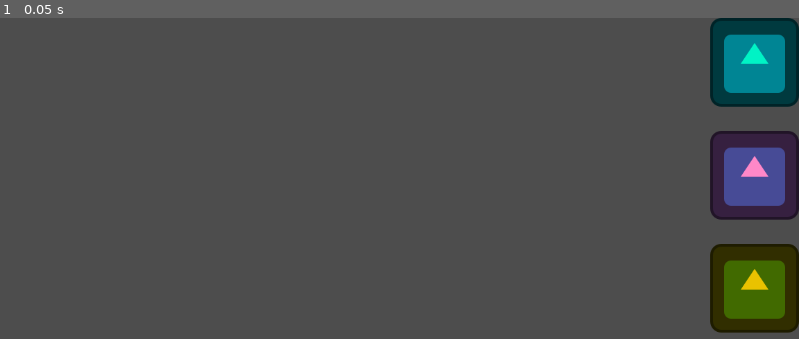
Above: before the commit, frame 1.
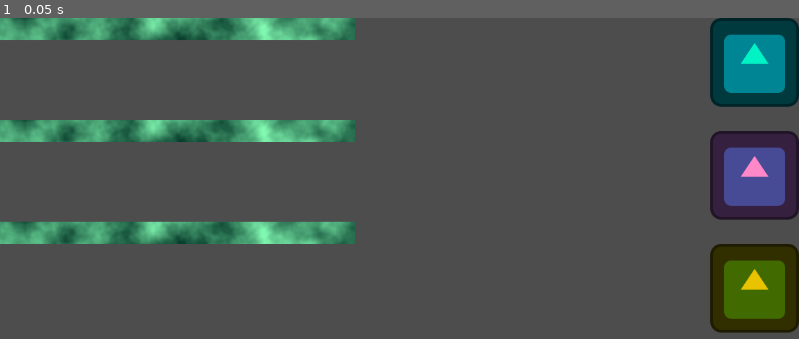
Above: after the commit, the same moment.

Repository: BlustrawberRi/Joshkagochi
Game: Godot game, scene res://Scenes/debug_aenty.tscn
The game is run twice, just before and just after one commit, with the same random seed, the same clock (stepped at 60 frames per second) and the same inputs. The project has no main scene, so this scene is started directly. The engine's default icon, where the game draws it, is replaced by a stand-in: a white triangle on a blue panel in a dark square.
Inputs:
- Up to frame 1 (0.05 s): no input

The runs differ from the first frame. In frame 1, 9.1% of the frame differs, in the area x 0-45%, y 0-71%.

Commit message:
stat bars WIP signal not proerply connected yet

Diff:
--- /dev/null
+++ b/Scenes/boredom_bar.tscn
@@ -0,0 +1,6 @@
+[gd_scene load_steps=2 format=3 uid="uid://cemijs48o438d"]
+
+[ext_resource type="PackedScene" uid="uid://0uln8e6lgi6m" path="res://Scenes/stat_bar_base.tscn" id="1_w4kqr"]
+
+[node name="StatBar" instance=ExtResource("1_w4kqr")]
+stat = 2
--- a/Scenes/debug_aenty.tscn
+++ b/Scenes/debug_aenty.tscn
@@ -1,8 +1,11 @@
-[gd_scene load_steps=4 format=3 uid="uid://go8tue6ampuh"]
+[gd_scene load_steps=7 format=3 uid="uid://go8tue6ampuh"]
 
 [ext_resource type="PackedScene" uid="uid://dkflewpumsmbr" path="res://Scenes/boredom_remedy.tscn" id="1_jq27j"]
 [ext_resource type="PackedScene" uid="uid://bn4y6kx1uy3of" path="res://Scenes/hunger_remedy.tscn" id="2_ddsb6"]
 [ext_resource type="PackedScene" uid="uid://c0m7qnbcww5rm" path="res://Scenes/sleep_remedy.tscn" id="3_rj2hk"]
+[ext_resource type="PackedScene" uid="uid://cyusm7u8wmwh7" path="res://Scenes/sleep_bar.tscn" id="4_q510y"]
+[ext_resource type="PackedScene" uid="uid://cemijs48o438d" path="res://Scenes/boredom_bar.tscn" id="5_ethus"]
+[ext_resource type="PackedScene" uid="uid://by0vukekvq4n7" path="res://Scenes/hunger_bar.tscn" id="6_0ijgr"]
 
 [node name="Control" type="Control"]
 layout_mode = 3
@@ -30,3 +33,18 @@
 
 [node name="Item3" parent="VBoxContainer" instance=ExtResource("3_rj2hk")]
 layout_mode = 2
+
+[node name="VBoxContainer2" type="VBoxContainer" parent="."]
+layout_mode = 0
+offset_right = 40.0
+offset_bottom = 40.0
+theme_override_constants/separation = 115
+
+[node name="StatBar" parent="VBoxContainer2" instance=ExtResource("4_q510y")]
+layout_mode = 2
+
+[node name="StatBar2" parent="VBoxContainer2" instance=ExtResource("5_ethus")]
+layout_mode = 2
+
+[node name="StatBar3" parent="VBoxContainer2" instance=ExtResource("6_0ijgr")]
+layout_mode = 2
--- /dev/null
+++ b/Scenes/hunger_bar.tscn
@@ -0,0 +1,5 @@
+[gd_scene load_steps=2 format=3 uid="uid://by0vukekvq4n7"]
+
+[ext_resource type="PackedScene" uid="uid://0uln8e6lgi6m" path="res://Scenes/stat_bar_base.tscn" id="1_1idgn"]
+
+[node name="StatBar" instance=ExtResource("1_1idgn")]
--- a/Scenes/item.gd
+++ b/Scenes/item.gd
@@ -7,6 +7,6 @@
 
 
 func _on_button_pressed():
-	StatsManager.stats_dict.set(stat, StatsManager.stats_dict.get(stat) + difference)
-	print("Stat: ", stat, " Value: ", StatsManager.stats_dict.get(stat))
+	StatsManager.update_stat(stat, StatsManager.stats_dict.get(stat) + difference)
+
 	pass # Replace with function body.
--- /dev/null
+++ b/Scenes/sleep_bar.tscn
@@ -0,0 +1,18 @@
+[gd_scene load_steps=5 format=3 uid="uid://cyusm7u8wmwh7"]
+
+[ext_resource type="PackedScene" uid="uid://0uln8e6lgi6m" path="res://Scenes/stat_bar_base.tscn" id="1_bcohs"]
+
+[sub_resource type="Gradient" id="Gradient_bcohs"]
+colors = PackedColorArray(0.281451, 0.0186808, 0.625513, 1, 0.059126, 0.0591259, 0.0591259, 1)
+
+[sub_resource type="FastNoiseLite" id="FastNoiseLite_1rp4a"]
+noise_type = 2
+
+[sub_resource type="NoiseTexture2D" id="NoiseTexture2D_qsm74"]
+height = 32
+color_ramp = SubResource("Gradient_bcohs")
+noise = SubResource("FastNoiseLite_1rp4a")
+
+[node name="StatBar" instance=ExtResource("1_bcohs")]
+texture_under = SubResource("NoiseTexture2D_qsm74")
+stat = 1
--- /dev/null
+++ b/Scenes/stat_bar_base.tscn
@@ -0,0 +1,29 @@
+[gd_scene load_steps=7 format=3 uid="uid://0uln8e6lgi6m"]
+
+[ext_resource type="Script" uid="uid://4ywy5opuymhu" path="res://Scripts/stat_bar.gd" id="1_rp84f"]
+
+[sub_resource type="FastNoiseLite" id="FastNoiseLite_rp84f"]
+noise_type = 2
+
+[sub_resource type="NoiseTexture2D" id="NoiseTexture2D_mg8eb"]
+height = 32
+noise = SubResource("FastNoiseLite_rp84f")
+
+[sub_resource type="Gradient" id="Gradient_rp84f"]
+colors = PackedColorArray(0.0352042, 0.244125, 0.177553, 1, 0.512893, 0.984192, 0.702421, 1)
+
+[sub_resource type="FastNoiseLite" id="FastNoiseLite_mg8eb"]
+noise_type = 3
+
+[sub_resource type="NoiseTexture2D" id="NoiseTexture2D_acrl3"]
+height = 32
+color_ramp = SubResource("Gradient_rp84f")
+noise = SubResource("FastNoiseLite_mg8eb")
+
+[node name="TextureProgressBar" type="TextureProgressBar"]
+offset_right = 462.0
+offset_bottom = 32.0
+value = 50.0
+texture_under = SubResource("NoiseTexture2D_mg8eb")
+texture_over = SubResource("NoiseTexture2D_acrl3")
+script = ExtResource("1_rp84f")
--- a/Scripts/StatsManager.gd
+++ b/Scripts/StatsManager.gd
@@ -7,3 +7,10 @@
 	stats.sleepy : 0.0,
 	stats.boredom : 0.0
 }
+
+signal stat_change(stat, change)
+
+func update_stat(stat: stats, change: float):
+	stats_dict.set(stat, stats_dict.get(stat) + change)
+	stat_change.emit(stat, change)
+	print("Stat: ", stat, " Value: ", stats_dict.get(stat))
--- /dev/null
+++ b/Scripts/stat_bar.gd
@@ -0,0 +1,12 @@
+extends TextureProgressBar
+
+@export
+var stat: StatsManager.stats
+
+func _ready():
+	StatsManager.stat_change.connect(update)
+
+
+func update(changed_stat: StatsManager.stats, new_value: float):
+	if(changed_stat != stat): return
+	value = new_value
Not shown, added: Scripts/stat_bar.gd.uid
